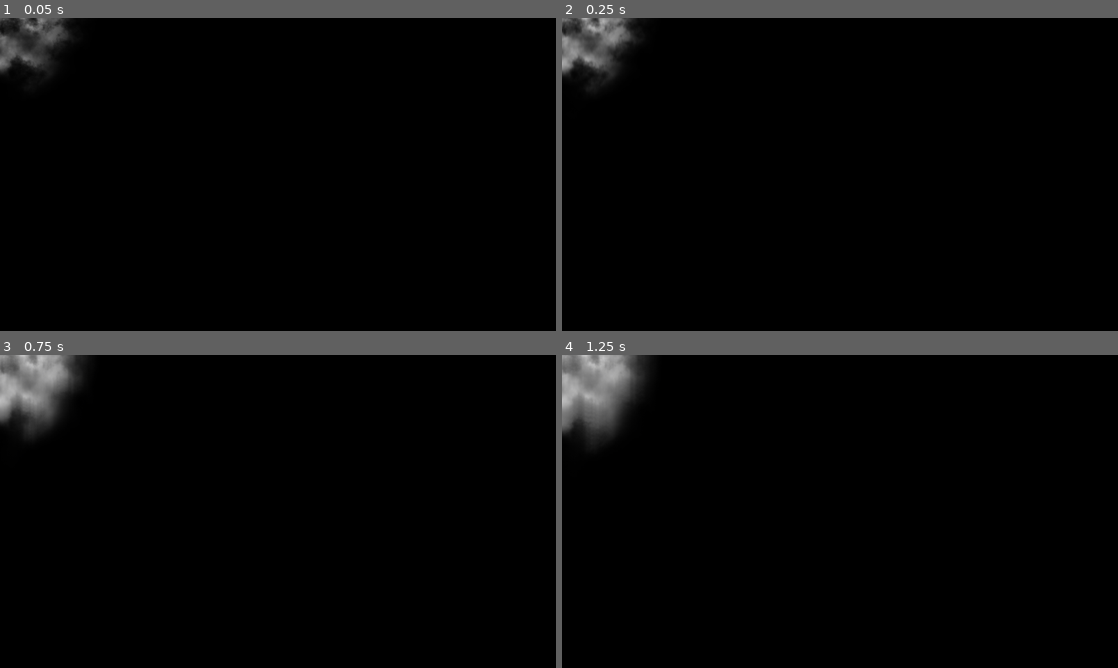
Above: before the commit, frames 1-4 (two rows, left to right).
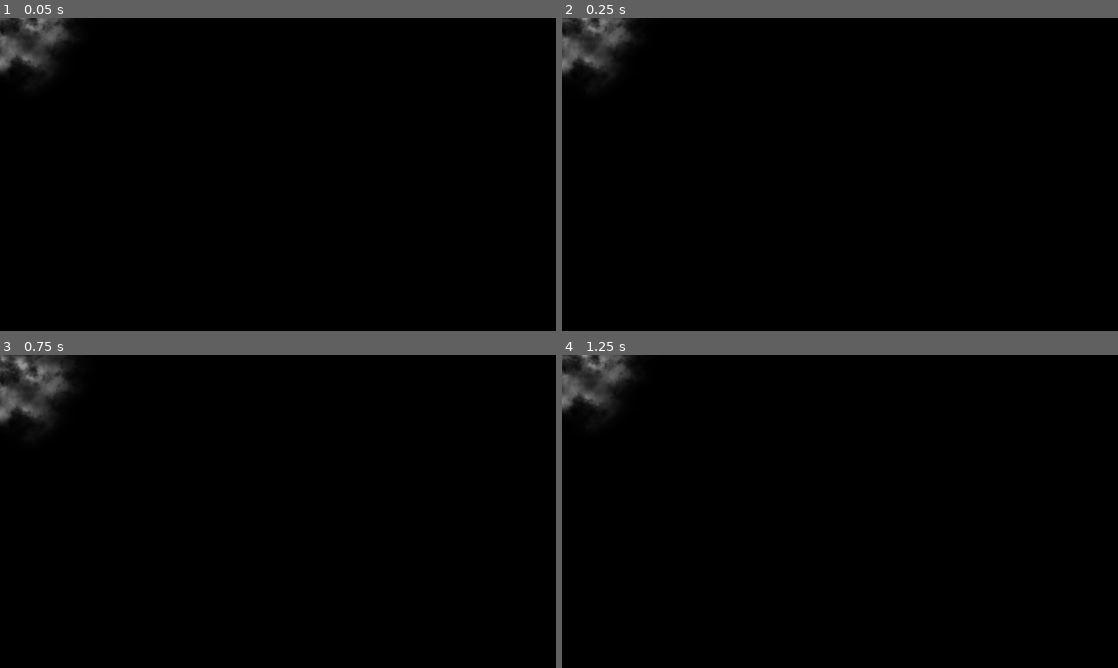
Above: after the commit, the same moments.

Repository: Masiyahbot/BrickBreaker
Game: Godot game, scene res://particles_2d.tscn
The game is run twice, just before and just after one commit, with the same random seed, the same clock (stepped at 60 frames per second) and the same inputs. This scene is started directly instead of the project's main scene.
Inputs:
- Up to frame 1 (0.05 s): no input
- Up to frame 2 (0.25 s): no input
- Up to frame 3 (0.75 s): hold D (right) from 0.53 s (still down)
- Up to frame 4 (1.25 s): keep holding D (right)

Frame 1 is identical in both runs. In frame 2, 1.4% of the frame differs, in the area x 0-13%, y 0-18%; in frame 3, 2.3%; in frame 4, 3.3%, in the area x 0-16%, y 0-29%.

Commit message:
smoke particle

Diff:
--- a/particles_2d.tscn
+++ b/particles_2d.tscn
@@ -9,5 +9,6 @@
 orbit_velocity_max = 0.0
 
 [node name="Particles2D" type="GPUParticles2D"]
+amount = 1
 process_material = SubResource("ParticleProcessMaterial_d05pg")
 texture = ExtResource("1_sr7gc")
